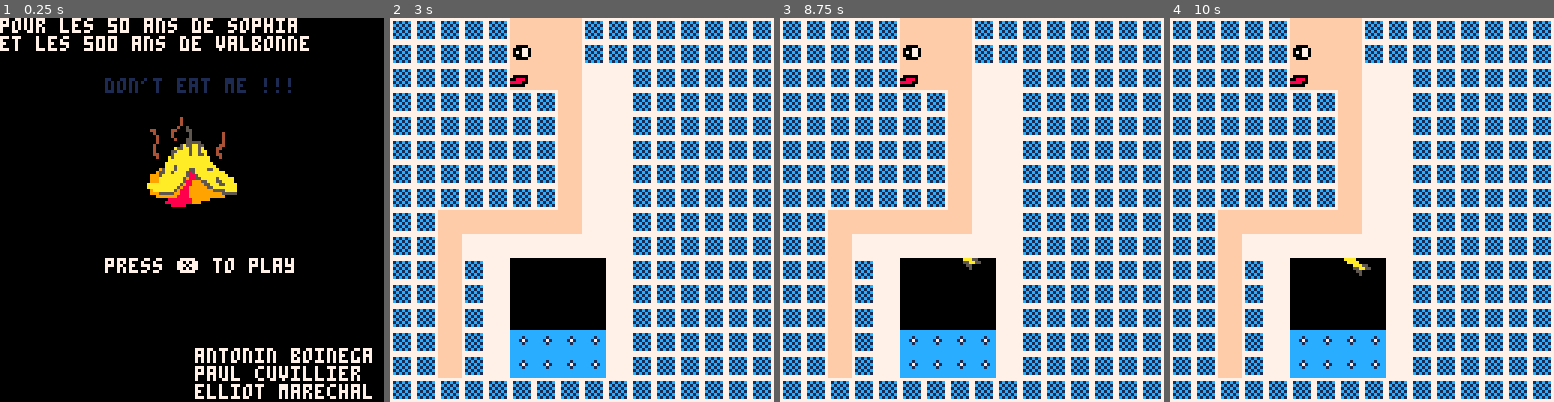
Above: before the commit, frames 1-4 (left to right).
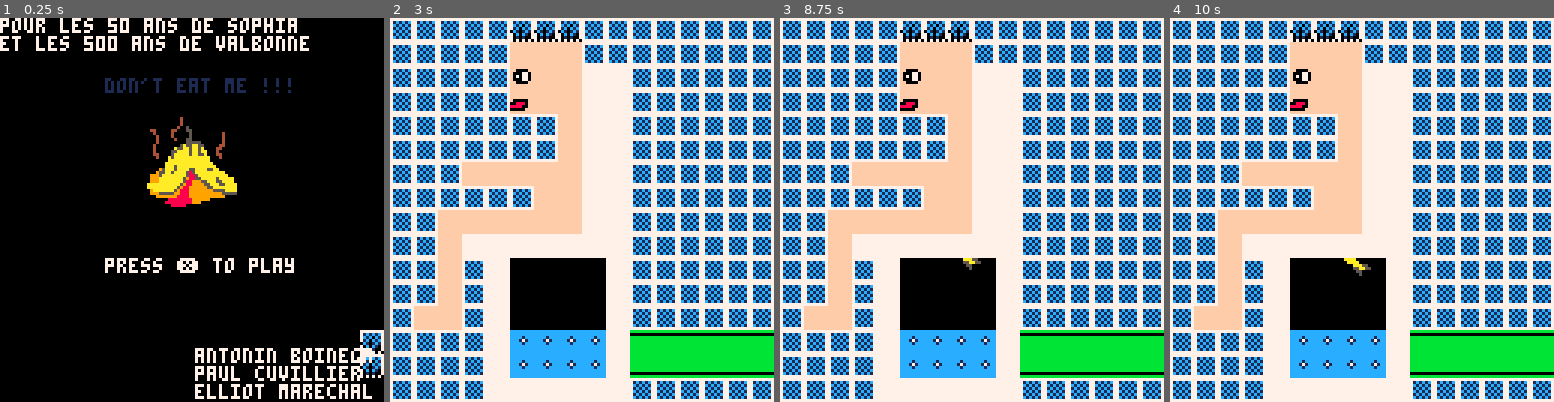
Above: after the commit, the same moments.

Repository: antonono/pico8
Game: PICO-8 cartridge carts/dontEatMe.p8
Two runs of this game, one before a commit and one after it. Both use one fixed random seed, a clock stepped at 60 frames per second and the inputs below.
Inputs:
- Up to frame 1 (0.25 s): no input
- Up to frame 2 (3 s): tap X (X key) at 0.33, 1.07, 1.85, 2.97 s; hold Right 1.6-2.1 s; hold Up 2.15-2.42 s; hold Right from 2.47 s (still down)
- Up to frame 3 (8.75 s): release Right at 3.03 s; hold Left 3.08-3.58 s; hold Down 3.63-3.97 s; hold Right 4.02-4.68 s; tap X (X key) every 1.12 s from 4.08 to 8.55 s; hold Up 4.73-5.03 s; hold Left 5.08-5.68 s; hold Down 5.73-6.03 s; hold Right 6.08-6.58 s; hold Right 6.63-7.13 s; hold Up 7.18-7.45 s; hold Right 7.5-8.07 s; hold Left 8.12-8.62 s; hold Down from 8.67 s (still down)
- Up to frame 4 (10 s): release Down at 9 s; hold Right 9.05-9.72 s; tap X (X key) at 9.67 s; hold Up from 9.77 s (still down)

The runs differ from the first frame. In frame 1, 0.5% of the frame differs, in the area x 93-100%, y 81-94%; in frame 2, 11%, in the area x 6-100%, y 0-100%; in frame 3, 11%; in frame 4, 11%.

Commit message:
Change apparence perso finishroom

Diff:
--- a/carts/dontEatMe.p8
+++ b/carts/dontEatMe.p8
@@ -372,14 +372,14 @@
 055aa55000000000000aa55000000000000aaa5000000000000aa55000000000ccccccc3434343430004400005aaaaa5aa55a00044000000ccccc44444cccccc
 0000550000000000000005000000000000000055000000000000050000000000cccccccc3434343c00004000a5aaaaaaaaaaaa0004000000cccccc44cccccccc
 0000500000000000000005000000000000000005000000000000050000000000cccccccccccccccc00000000aaaaaaaaaaaaaa0000000000cccccccccccccccc
-00000aaa00000000000000aa000000000000000a000000000000000a00000000000000aa000000000000000aaaaaaaaaaaaaaaa0000000000000000000000000
-000000aaa00000000000000aa0000000000000aa00000000000000aa000000000000000aa00000000000000aaa5aaaaaaaaaaaaa000000000000000000000000
-000060077a006000000000097a00000000000097a000000000000097a0000000000000077a0000000000095aaa5aaaa55aaaa55aa00000000000000000000000
-000060097a006000000000077a00000000000077c000000000000077c0000000000000097a0000000000955aa5aaaa585aaaaaaaaaa000000000000000000000
-0000660aaaa660000000000aaaa00000000000aaca000000000000aaca0000000000000aaaa00000009995aaaaaaaa5885aaaaaaaaaa00000000000000000000
-000006688a66000000000008aaa000000000008aaa0000000000008aaa00000000000008aaa0000000999aaaaaaaa598855aaaaa5aaaaa000000000000000000
-000000688a60000000666668aa6666600000068aa66000000000068aa660000000666668aa66666000999aaaaaaaa58899955aaa55aaaa000000000000000000
-0000000aaaa000000000000aaaa00000000006aaaa600000000006aaaa6000000000000aaaa000000aaaaaaaaaaa5988999955aaa55aaaa00000000000000000
+00000aaa00000000000000aa000000000000000a000000000000000a00000000000000aa000000000000000aaaaaaaaaaaaaaaa0000000007777777700000000
+000000aaa00000000000000aa0000000000000aa00000000000000aa000000000000000aa00000000000000aaa5aaaaaaaaaaaaa0000000071c1c1c700000000
+000060077a006000000000097a00000000000097a000000000000097a0000000000000077a0000000000095aaa5aaaa55aaaa55aa00000007c1c0c1700000000
+000060097a006000000000077a00000000000077c000000000000077c0000000000000097a0000000000955aa5aaaa585aaaaaaaaaa0000071c0c1c700000000
+0000660aaaa660000000000aaaa00000000000aaca000000000000aaca0000000000000aaaa00000009995aaaaaaaa5885aaaaaaaaaa00000c101c1700000000
+000006688a66000000000008aaa000000000008aaa0000000000008aaa00000000000008aaa0000000999aaaaaaaa598855aaaaa5aaaaa0070c0c10700000000
+000000688a60000000666668aa6666600000068aa66000000000068aa660000000666668aa66666000999aaaaaaaa58899955aaa55aaaa007010100700000000
+0000000aaaa000000000000aaaa00000000006aaaa600000000006aaaa6000000000000aaaa000000aaaaaaaaaaa5988999955aaa55aaaa07070707000000000
 0000000aaaa000000000000aaaa00000000066aaaa600000000066aaaa6000000000000aaaa000000aaaaaaaaaa598899999955aaaaaaaa00000000000000000
 000000aaaaa000000000000aaaa00000000060aaaa060000000060aaaa0600000000000aaaa00000009aaaaaaa59888999999995555aaaa00000000000000000
 000000aaaa0000000000000aaa000000000060aaa0060000000060aaa00600000000000aaa000000009995555599888999999999995555500000000000000000
@@ -488,33 +488,33 @@
 0202020202020202020202020000000002020202020202020202020200000000020202020202020202020000000000000202020202020202020200000000000000000000900000904040804080404040400000008000800040404000404040004000000000000000404040404040400010000080800004804040804040404000
 0000000000000000000000000000000000000000000000000000000000000000000000000000000000000000000000000000000000000000000000000000000000000000000000000000000000000000000000000000000000000000000000000000000000000000000000000000000000000000000000000000000000000000
 __map__
+4253444545454545454545454547435271717171712e2e2e71717171717171716f6f6f6f6f6f6f6f6f6f6f6f6f6f6f6f5f5f5f5f5f5f5f5f5f5f5f5f5f5f5f5f5f5f5f5f5f5f5f5f5f5f5f5f5f5f5f5f5f5f5f5f5f5f5f5f5f5f5f5f5f5f5f5f5f5f5f5f5f5f5f5f5f5f5f5f5f5f5f5f5f5f5f5f5f5f5f5f5f5f5f5f5f5f5f5f
 4253444545454545454545454547435271717171715f5f5f71717171717171716f6f6f6f6f6f6f6f6f6f6f6f6f6f6f6f5f5f5f5f5f5f5f5f5f5f5f5f5f5f5f5f5f5f5f5f5f5f5f5f5f5f5f5f5f5f5f5f5f5f5f5f5f5f5f5f5f5f5f5f5f5f5f5f5f5f5f5f5f5f5f5f5f5f5f5f5f5f5f5f5f5f5f5f5f5f5f5f5f5f5f5f5f5f5f5f
-4253444545454545454545454547435271717171717f5f5f71717171717171716f6f6f6f6f6f6f6f6f6f6f6f6f6f6f6f5f5f5f5f5f5f5f5f5f5f5f5f5f5f5f5f5f5f5f5f5f5f5f5f5f5f5f5f5f5f5f5f5f5f5f5f5f5f5f5f5f5f5f5f5f5f5f5f5f5f5f5f5f5f5f5f5f5f5f5f5f5f5f5f5f5f5f5f5f5f5f5f5f5f5f5f5f5f5f5f
-4253444545454545454545454547435271717171715b5f5f75757171717171716f6f6f6f6f6f6f6f6f6f6f6f6f6f6f6f5f5f5f5f5f5f5f5f5f5f5f5f5f5f5f5f5f5f5f5f5f5f5f5f5f5f5f5f5f5f5f5f5f5f5f5f5f5f5f5f5f5f5f5f5f5f5f5f5f5f5f5f5f5f5f5f5f5f5f5f5f5f5f5f5f5f5f5f5f5f5f5f5f5f5f5f5f5f5f5f
-42534445707070707070704545474352717171717171715f75757171717171716f6f6f6f6f6f6f6f6f6f6f6f6f6f6f6f5f5f5f5f5f5f5f5f5f5f5f5f5f5f5f5f5f5f5f5f5f5f5f5f5f5f5f5f5f5f5f5f5f5f5f5f5f5f5f5f5f5f5f5f5f5f5f5f5f5f5f5f5f5f5f5f5f5f5f5f5f5f5f5f5f5f5f5f5f5f5f5f5f5f5f5f5f5f5f5f
+4253444545454545454545454547435271717171717f5f5f75757171717171716f6f6f6f6f6f6f6f6f6f6f6f6f6f6f6f5f5f5f5f5f5f5f5f5f5f5f5f5f5f5f5f5f5f5f5f5f5f5f5f5f5f5f5f5f5f5f5f5f5f5f5f5f5f5f5f5f5f5f5f5f5f5f5f5f5f5f5f5f5f5f5f5f5f5f5f5f5f5f5f5f5f5f5f5f5f5f5f5f5f5f5f5f5f5f5f
+4253444570707070707070454547435271717171715b5f5f75757171717171716f6f6f6f6f6f6f6f6f6f6f6f6f6f6f6f5f5f5f5f5f5f5f5f5f5f5f5f5f5f5f5f5f5f5f5f5f5f5f5f5f5f5f5f5f5f5f5f5f5f5f5f5f5f5f5f5f5f5f5f5f5f5f5f5f5f5f5f5f5f5f5f5f5f5f5f5f5f5f5f5f5f5f5f5f5f5f5f5f5f5f5f5f5f5f5f
 42534445454545454545454545474352717171717171715f75757171717171716f6f6f6f566f6f6f6f6f6f6f6f6f6f6f5f5f5f5f5f5f5f5f5f5f5f5f5f5f5f5f5f5f5f5f5f5f5f5f5f5f5f5f5f5f5f5f5f5f5f5f5f5f5f5f5f5f5f5f5f5f5f5f5f5f5f5f5f5f5f5f5f5f5f5f5f5f5f5f5f5f5f5f5f5f5f5f5f5f5f5f5f5f5f5f
 42534445454545454545454555474352717171717171715f75757171717171714a4a4a4a746f6f6f6f6f6f6f6f6f6f6f5f5f5f5f5f5f5f5f5f5f5f5f5f5f5f5f5f4f6b61615d4e4e4e4e4e4e4e4e4e4e4e4e4e4e4e4e4e4e4e4e4e4e4e4e4e4e4e4e4e4e4e4e4e4e4e4e4e4e4e4e4e4e4e4e4e4e4e4e4e4e4e4e4e4e4e4e4e6d
-42534445454545454545707070474352717171717171715f75757171717171714c4c4c4c736f6f6f6f6f6f6f6f6f6f6f5f5f5f5f5f5f5f5f5f5f5f5f5f5f5f5f5f4f6b6261654b4b4b4b4b4b4b4b4b4b4b4b4b4b4b4b4b4b4b4b4b4b4b4b4b4b4b4b4b4b4b4b4b4b4b4b4b4b4b4b4b4b4b4b4b4b4b4b4b4b4b4b4b4b4b4b5c4d
-42534445454545454545554545474352717171717171715f75757171717171714c4c4c4c736f6f6f6f6f6f6f6f6f6f6f5f5f5f5f5f5f5f5f5f5f5f5f5f5f5f5f5f4f6b61616161616161616161616161616161616161616161616161616869616161616162616161616161626161616161616161616161616161616161615d4d
+425344454545454545457070704743527171715f5f5f5f5f75757171717171714c4c4c4c736f6f6f6f6f6f6f6f6f6f6f5f5f5f5f5f5f5f5f5f5f5f5f5f5f5f5f5f4f6b6261654b4b4b4b4b4b4b4b4b4b4b4b4b4b4b4b4b4b4b4b4b4b4b4b4b4b4b4b4b4b4b4b4b4b4b4b4b4b4b4b4b4b4b4b4b4b4b4b4b4b4b4b4b4b4b4b5c4d
+425344454545454545455545454743527171717171715f5f75757171717171714c4c4c4c736f6f6f6f6f6f6f6f6f6f6f5f5f5f5f5f5f5f5f5f5f5f5f5f5f5f5f5f4f6b61616161616161616161616161616161616161616161616161616869616161616162616161616161626161616161616161616161616161616161615d4d
 4253444545454545454545454547435271715f5f5f5f5f5f75757171717171717a7a7a7a776f6f6f6f6f6f6f6f6f6f6f5f5f5f5f5f5f5f5f5f5f5f5f5f5f5f5f5f4f6b61726161616161617261616261616161616172616261616161617879616161616161616161616161616161616161726161616161616161616162615d4d
 4253447070707070704545454547435271715f757575757575757171717171716f6f6f6f546f6f6f6f6f6f6f6f6f6f6f5f5f5f5f5f5f5f5f5f5f5f5f5f5f5f5f5f4f6b61617261616161616161616161616161616161616161616161616161616161616161616172616161617261616161616161616161616261616161615d4d
-4253444545454545454545454547435271715f7175002e0000757171717171716f6f6f6f6f6f6f6f6f6f6f6f6f6f6f6f5f5f5f5f5f5f5f5f5f5f5f5f5f5f5f5f5f4f6b61616161616161726161616161616161626161616161616161616172616161616161616161616161616161616161616161616161616161616161615d4d
-4253444545454545454545454547435271715f7175002e000075717171717171414141414141414141414141414141415f5f5f5f5f5f5f5f5f5f5f5f5f5f5f5f5f4f6b61686961616261616161617261616161616869616161617261626161616161726161616161616261616161686961616161616261616168696172615d4d
-4253444545554545454570454547435271715f7175000000007571717171717141414141414141414108090e0f4141415f5f5f5f5f5f5f5f5f5f5f5f5f5f5f5f5f4f6b61787961616161616161626161616161617879616261616161616161616161616161616161616161616161787961616161616161616178796161615d4d
-4253444545454545454570454547435271715f7175414141417571717171717141414141414141414118191e1f4141415f5f5f5f5f5f5f5f5f5f5f5f5f5f5f5f5f4f5c5e5e5e5e5e5e5e5e5e5e5e5e5e5e5e5e5e5e5e5e5e5e5e5e5e5e5e5e5e5e5e5e5e5e5e5e5e5e5e5e5e5e5e5e5e5e5e5e5e5e5e5e5e5761616161615d4d
-4253444545464545455570454547435271715f71754141414175717171717171414141414141414141414141414141415f5f5f5f5f5f5f5f5f5f5f5f5f5f5f5f5f505a5a5a5a5a5a5a5a5a5a5a5a5a5a5a5a5a5a5a5a5a5a5a5a5a5a5a5a5a5a5a5a5a5a5a5a5a5a5a5a5a5a5a5a5a5a5a5a5a5a5a5a5a5a6661617261615d4d
-4253444545454545454570454547435271717171717171717171717171717171414141414141414141414141414141415f5f5f5f5f5f5f5f5f5f5f5f5f5f5f5f5f604e4e4e4e4e4e4e4e4e4e4e4e4e4e4e4e4e4e4e4e4e4e4e4e4e4e4e4e4e4e4e4e4e4e4e4e4e4e4e4e4e4e4e4e4e4e4e4e4e4e4e4e4e4e6661616161615d4d
+4253444545454545454545454547435271715f7175002f0000757171717171716f6f6f6f6f6f6f6f6f6f6f6f6f6f6f6f5f5f5f5f5f5f5f5f5f5f5f5f5f5f5f5f5f4f6b61616161616161726161616161616161626161616161616161616172616161616161616161616161616161616161616161616161616161616161615d4d
+4253444545454545454545454547435271715f7175002f000075717171717171414141414141414141414141414141415f5f5f5f5f5f5f5f5f5f5f5f5f5f5f5f5f4f6b61686961616261616161617261616161616869616161617261626161616161726161616161616261616161686961616161616261616168696172615d4d
+42534445455545454545704545474352715f5f7175000000007571717171717141414141414141414108090e0f4141415f5f5f5f5f5f5f5f5f5f5f5f5f5f5f5f5f4f6b61787961616161616161626161616161617879616261616161616161616161616161616161616161616161787961616161616161616178796161615d4d
+42534445454545454545704545474352717171717541414141754a4a4a4a4a4a41414141414141414118191e1f4141415f5f5f5f5f5f5f5f5f5f5f5f5f5f5f5f5f4f5c5e5e5e5e5e5e5e5e5e5e5e5e5e5e5e5e5e5e5e5e5e5e5e5e5e5e5e5e5e5e5e5e5e5e5e5e5e5e5e5e5e5e5e5e5e5e5e5e5e5e5e5e5e5761616161615d4d
+42534445454645454555704545474352717171717541414141757a7a7a7a7a7a414141414141414141414141414141415f5f5f5f5f5f5f5f5f5f5f5f5f5f5f5f5f505a5a5a5a5a5a5a5a5a5a5a5a5a5a5a5a5a5a5a5a5a5a5a5a5a5a5a5a5a5a5a5a5a5a5a5a5a5a5a5a5a5a5a5a5a5a5a5a5a5a5a5a5a5a6661617261615d4d
+4253444545454545454570454547435271717171757575757575717171717171414141414141414141414141414141415f5f5f5f5f5f5f5f5f5f5f5f5f5f5f5f5f604e4e4e4e4e4e4e4e4e4e4e4e4e4e4e4e4e4e4e4e4e4e4e4e4e4e4e4e4e4e4e4e4e4e4e4e4e4e4e4e4e4e4e4e4e4e4e4e4e4e4e4e4e4e6661616161615d4d
 425344704545704545457045454743523f00003f3f00000000000000000000002f6f6f6f2f6f6f6f2f6f2f6f6f6f6f2f5f5f5f5f5f5f5f5f5f5f5f5f5f5f5f5f5f4f5c4b4b4b4b4b4b4b4b4b4b4b4b4b4b4b4b4b4b4b4b4b4b4b4b4b4b4b4b4b4b4b4b4b4b4b4b4b4b4b4b4b4b4b4b4b4b4b4b4b4b4b4b4b6761616161615d4d
-425344454545454545457045554743523f003f3f2e3f3f3f3f3f2e3f3f2e2e3f6f2f6f6f2f5f5f5f2f5f2f6f6f6f2f6f5f5f5f5f5f5f5f5f5f5f5f5f5f5f5f5f5f4f6b61616161616161616168696161616161616161616161616161616161616161616161616161616161616161686961616161616172616161616161615d4d
-425344454545454545457045454743523f003f3f3f3f3f3f2e002e3f3f3f3f3f6f6f2f5f5f5f5f5f5f5f5f5f5f2f6f6f5f5f5f5f5f5f5f5f5f5f5f5f5f5f5f5f5f4f6b61616161616161616178796161617261616161616161616261616161616162616161616162616161626161787961616161616161616162616161625d4d
-425344454545454545457045454743523f003f2e3f3f3f3f3f3f2e3f2e2e3f3f6f6f5f5f5f5f5f5f5f5f5f5f5f5f6f6f5f5f5f5f5f5f5f5f5f5f5f5f5f5f5f5f5f4f6b62616161616161616161616161616161626161616161616161616161616161616161616161616161616161616161726161626161616161616161615d4d
-425344454570454545457045454743523f003f2e2e2e0a0b0c0d000000003f2e6f2f5f5f5f5f5f5f5f5f5f5f5f5f2f6f5f5f5f5f5f5f5f5f5f5f5f5f5f5f5f5f5f4f6b61616261616161616161616161616161616161616161616161616161616161616161616161616161616161616161616161616161616161616161615d4d
-425344554545704545457070704743523f003f002e2e1a1b1c1d000000003f002f5f2f5f5f5f5f5f5f5f5f5f5f2f5f2f5f5f5f5f5f5f5f5f5f5f5f5f5f5f5f5f5f4f6b61616161616161616161616161616161686961616161616168696162616161616869616161616161616161616161616161616161616161616161615d4d
-425344454545457070704545454743523f3f3f002e2e2a2b2c2d000000003f3f2f5f2f5f5f7f5f5f5f5f7f5f5f2f5f2f5f5f5f5f5f5f5f5f5f5f5f5f5f5f5f5f5f4f6b61616161616161726162626161616161787961617261616178796161616172617879616161616161626161726161616161616161616161616161615d4d
-425344454545454545454555454743523f3f00002e2e3a3b3c3d0000000000006f2f5f5f5f5f5f5f5f5f5f5f5f5f2f6f5f5f5f5f5f5f5f5f5f5f5f5f5f5f5f5f5f4f6b6161616161645e5e5e5e5e5e5e5e5e5e5e5e5e5e5e5e5e5e5e5e5e5e5e5e5e5e5e5e5e5e5e5e5e5e5e5e5e5e5e5e5e5e5e5e5e5e5e5e5e5e5e5e5e5c4d
-425344454545454545454545454743523f00000000002e2e3f3f3f3f000000006f6f5f5f5f5f2f2f2f5f5f5f5f5f6f6f5f5f5f5f5f5f5f5f5f5f5f5f5f5f5f5f5f4f6b6161616161635a5a5a5a5a5a5a5a5a5a5a5a5a5a5a5a5a5a5a5a5a5a5a5a5a5a5a5a5a5a5a5a5a5a5a5a5a5a5a5a5a5a5a5a5a5a5a5a5a5a5a5a5a5a6e
-425344454545454545454545454743523f00000000002e2e3f3f3f3f3f0000006f6f5f5f5f2f2f51512f5f5f5f5f6f6f5f5f5f5f5f5f5f5f5f5f5f5f5f5f5f5f5f4f6b6161626161634e4e4e4e4e4e4e4e4e4e4e4e4e4e4e4e4e4e4e4e4e4e4e4e4e4e4e4e4e4e4e4e4e4e4e4e4e4e4e4e4e4e4e4e4e4e4e4e4e4e4e4e4e4e7e
-425344454545454570454545454743523f00000000002e2e3f3f3f3f3f0000006f6f5f5f5f2f5151512f5f5f5f5f6f6f5f5f5f5f5f5f5f5f5f5f5f5f5f5f5f5f5f4f6b7261616161654b4b4b4b4b4b4b4b4b4b4b4b4b4b4b4b4b4b4b4b4b4b4b4b4b4b4b4b4b4b4b4b4b4b4b4b4b4b4b4b4b4b4b4b4b4b4b4b4b4b4b4b4b5c4d
+425344454545454545457045554743523f003f3f2f3f3f3f3f3f2f2f2f2f2f2f6f2f6f6f2f5f5f5f2f5f2f6f6f6f2f6f5f5f5f5f5f5f5f5f5f5f5f5f5f5f5f5f5f4f6b61616161616161616168696161616161616161616161616161616161616161616161616161616161616161686961616161616172616161616161615d4d
+425344454545454545457045454743523f003f3f3f3f3f3f2f002f2f2f2f2f2f6f6f2f5f5f5f5f5f5f5f5f5f5f2f6f6f5f5f5f5f5f5f5f5f5f5f5f5f5f5f5f5f5f4f6b61616161616161616178796161617261616161616161616261616161616162616161616162616161626161787961616161616161616162616161625d4d
+425344454545454545457045454743523f003f2f3f3f3f3f3f3f2f2f2f2f2f2f6f6f5f5f5f5f5f5f5f5f5f5f5f5f6f6f5f5f5f5f5f5f5f5f5f5f5f5f5f5f5f5f5f4f6b62616161616161616161616161616161626161616161616161616161616161616161616161616161616161616161726161626161616161616161615d4d
+425344454570454545457045454743523f003f2f2f2f0a0b0c0d000000002f2f6f2f5f5f5f5f5f5f5f5f5f5f5f5f2f6f5f5f5f5f5f5f5f5f5f5f5f5f5f5f5f5f5f4f6b61616261616161616161616161616161616161616161616161616161616161616161616161616161616161616161616161616161616161616161615d4d
+425344554545704545457070704743523f003f002f2f1a1b1c1d000000002f002f5f2f5f5f5f5f5f5f5f5f5f5f2f5f2f5f5f5f5f5f5f5f5f5f5f5f5f5f5f5f5f5f4f6b61616161616161616161616161616161686961616161616168696162616161616869616161616161616161616161616161616161616161616161615d4d
+425344454545457070704545454743523f3f3f002f2f2a2b2c2d000000002f2f2f5f2f5f5f7f5f5f5f5f7f5f5f2f5f2f5f5f5f5f5f5f5f5f5f5f5f5f5f5f5f5f5f4f6b61616161616161726162626161616161787961617261616178796161616172617879616161616161626161726161616161616161616161616161615d4d
+425344454545454545454555454743523f3f00002f2f3a3b3c3d0000000000006f2f5f5f5f5f5f5f5f5f5f5f5f5f2f6f5f5f5f5f5f5f5f5f5f5f5f5f5f5f5f5f5f4f6b6161616161645e5e5e5e5e5e5e5e5e5e5e5e5e5e5e5e5e5e5e5e5e5e5e5e5e5e5e5e5e5e5e5e5e5e5e5e5e5e5e5e5e5e5e5e5e5e5e5e5e5e5e5e5e5c4d
+425344454545454545454545454743523f00000000002f2f3f3f3f3f000000006f6f5f5f5f5f2f2f2f5f5f5f5f5f6f6f5f5f5f5f5f5f5f5f5f5f5f5f5f5f5f5f5f4f6b6161616161635a5a5a5a5a5a5a5a5a5a5a5a5a5a5a5a5a5a5a5a5a5a5a5a5a5a5a5a5a5a5a5a5a5a5a5a5a5a5a5a5a5a5a5a5a5a5a5a5a5a5a5a5a5a6e
+425344454545454545454545454743523f00000000002f2f3f3f3f3f3f0000006f6f5f5f5f2f2f51512f5f5f5f5f6f6f5f5f5f5f5f5f5f5f5f5f5f5f5f5f5f5f5f4f6b6161626161634e4e4e4e4e4e4e4e4e4e4e4e4e4e4e4e4e4e4e4e4e4e4e4e4e4e4e4e4e4e4e4e4e4e4e4e4e4e4e4e4e4e4e4e4e4e4e4e4e4e4e4e4e4e7e
+425344454545454570454545454743523f00000000002f2f3f3f3f3f3f0000006f6f5f5f5f2f5151512f5f5f5f5f6f6f5f5f5f5f5f5f5f5f5f5f5f5f5f5f5f5f5f4f6b7261616161654b4b4b4b4b4b4b4b4b4b4b4b4b4b4b4b4b4b4b4b4b4b4b4b4b4b4b4b4b4b4b4b4b4b4b4b4b4b4b4b4b4b4b4b4b4b4b4b4b4b4b4b4b5c4d
 425344454545454570455545454743523f0000000000000000000000000000006f6f6f5f5f2f5151512f5f5f5f6f6f6f5f5f5f5f5f5f5f5f5f5f5f5f5f5f5f5f5f4f6b61616161616161616161616172616161616161616161616161616869616161616161626161616161616161616161616161616161616161616161615d4d
 425344454545454570454545454743523f0000000000000000000000000000006f6f6f6f5f5f2f2f2f5f5f5f6f6f6f6f5f5f5f5f5f5f5f5f5f5f5f5f5f5f5f5f5f4f6b61616161616161616161616162616161616161616161616161617879616161616161616161616261616161616161616161616161616161616161615d4d
 425344454545454570454545454743523f00000000000000000000000000002e6f6f6f6f6f5f5f5f5f5f5f6f6f6f6f6f5f5f5f5f5f5f5f5f5f5f5f5f5f5f5f5f5f4f6b61616161616161616161616161616161616161626161616161616161616161616161616161616161616161616161616162616161616161616161615d4d
